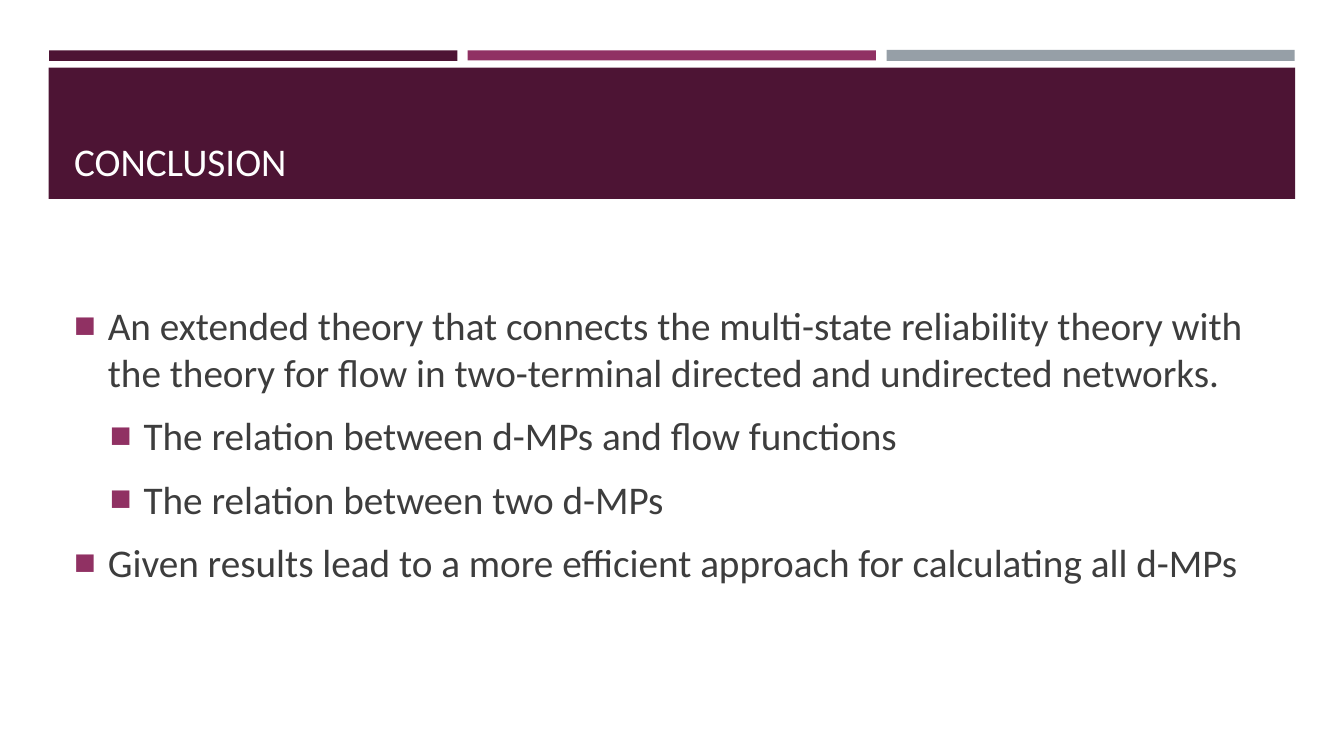
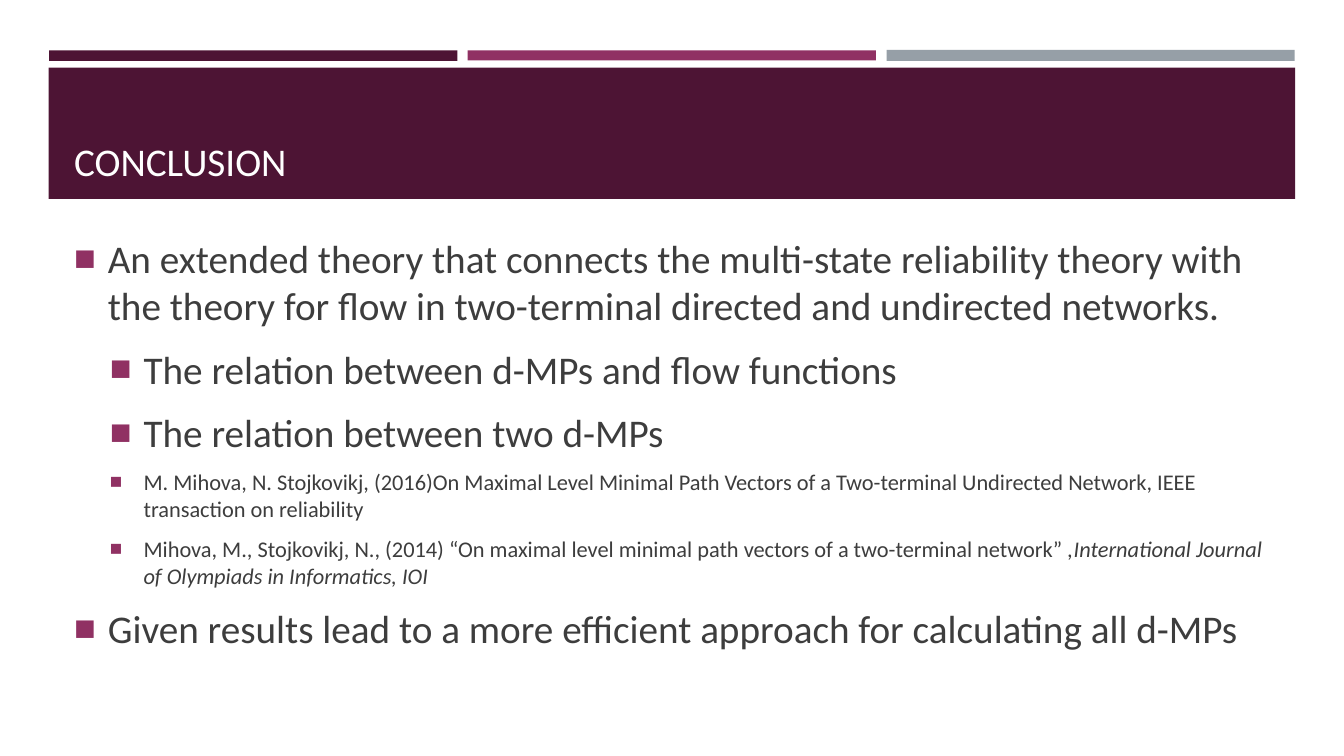
Before and after one commit to luisacutillo78/WinTalks, a slide deck: slide 29 of Day2/02_MarijaM.pptx. Drawn at 1344x756 pixels with LibreOffice and Linux fonts; fonts in the diff are those of the drawing. Boxes give left, top, right and bottom in pixels: in the first picture for what was removed or moved away, otherwise in the second. Text is boxed around its words. In the diff, an @@ line names an element or a change of style, - is before the commit and + after.

```diff
--- a/Day2/02_MarijaM.pptx
+++ b/Day2/02_MarijaM.pptx
@@ text at [144,474,1262,588]: paragraphs added @@
+  ■ M. Mihova, N. Stojkovikj, (2016)On Maximal Level Minimal Path Vectors of a Two-terminal Undirected Network, IEEE transaction on reliability
+  ■ Mihova, M., Stojkovikj, N., (2014) “On maximal level minimal path vectors of a two-terminal network” ,International Journal of Olympiads in Informatics, IOI
```
Also in this commit, not shown: 7 other slides changed, 4 other files.
